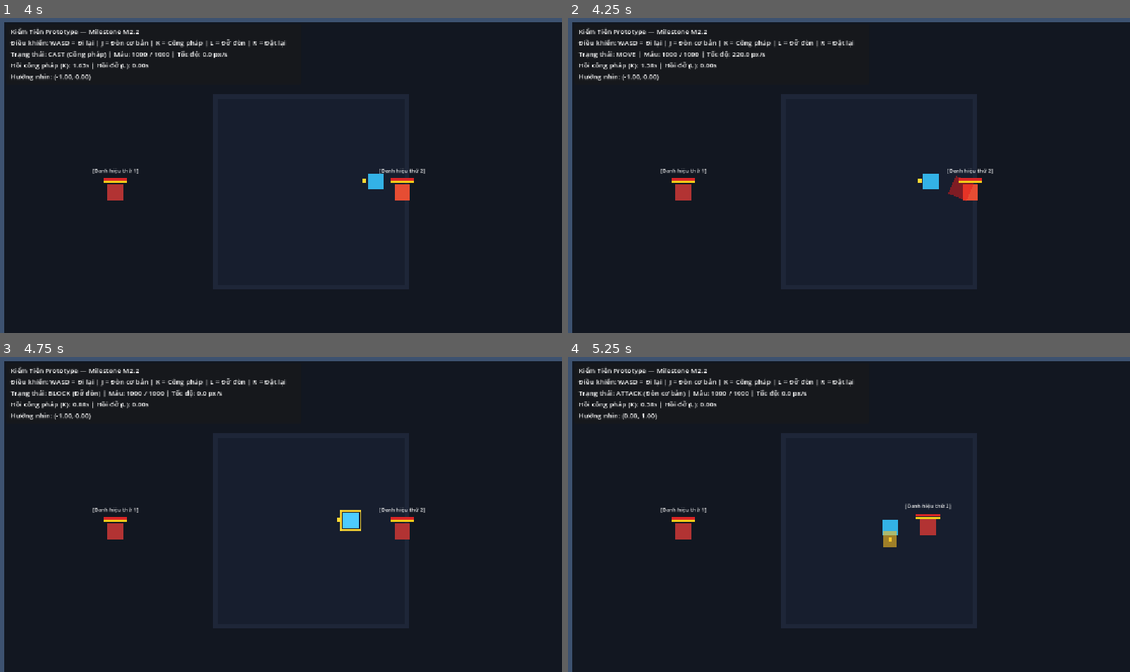
Above: before the commit, frames 1-4 (two rows, left to right).
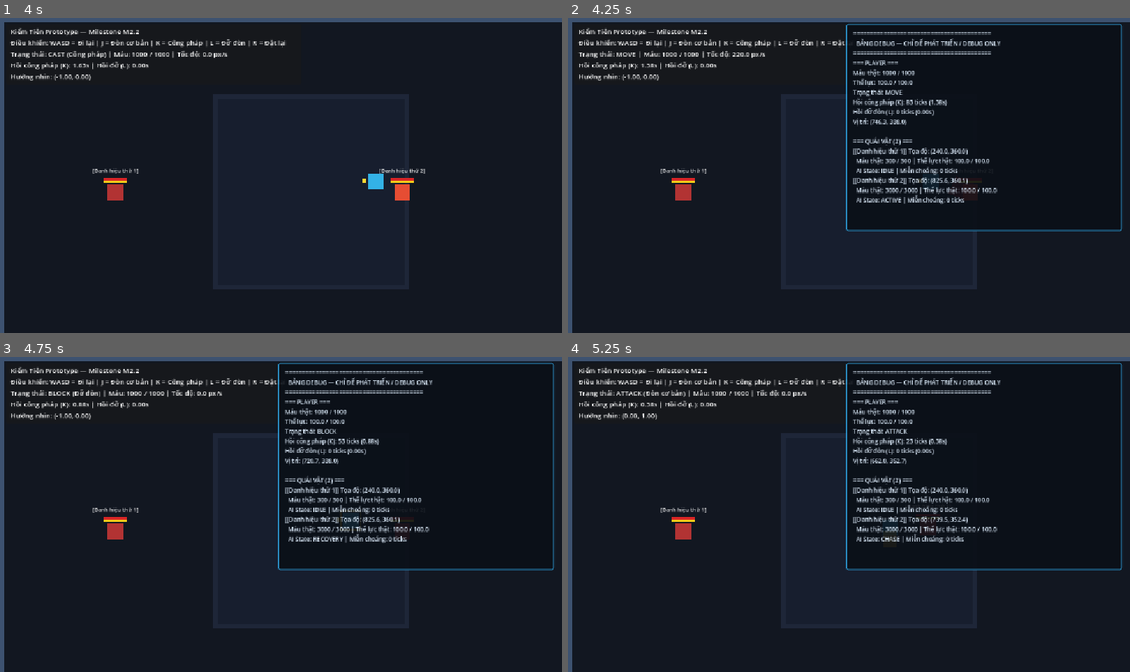
Above: after the commit, the same moments.

Repository: hieunguyenpro1919/New_KiemTien
Game: Godot game, scene res://scenes/test_arena.tscn
Same seed, same stepped clock (60 frames per second), same inputs: the game is played once before the commit and once after it.
Inputs:
- Up to frame 1 (4 s): tap Enter at 0.5 s; hold D (move_right) 0.53-1.28 s; tap J (attack_basic) at 0.6, 2.3, 2.85 s; tap K (attack_technique) at 0.8, 1.35, 3.05, 3.6 s; hold S (move_down) 1.28-2.03 s; tap L (block) at 1.55, 2.1, 3.8 s; hold D (move_right) 2.03-2.78 s; hold W (move_up) 2.78-3.53 s; hold A (move_left) from 3.53 s (still down)
- Up to frame 2 (4.25 s): keep holding A (move_left); tap F3 (debug_toggle) at 4.15 s
- Up to frame 3 (4.75 s): keep holding A (move_left); tap L (block) at 4.35 s; tap J (attack_basic) at 4.55 s
- Up to frame 4 (5.25 s): release A (move_left) at 5.03 s; hold S (move_down) from 5.03 s (still down); tap J (attack_basic) at 5.1 s

Frame 1 is identical in both runs. In frame 2, 5.0% of the frame differs, in the area x 49-99%, y 1-68%; in frame 3, 5.0%; in frame 4, 5.0%.

Commit message:
feat(combat): implement floating combat text, F3 debug panel, and determinism tests (M2.4 - M2 complete)

Diff:
--- a/scenes/test_arena.tscn
+++ b/scenes/test_arena.tscn
@@ -1,10 +1,11 @@
-[gd_scene load_steps=8 format=3 uid="uid://c8m4qp2y61a2"]
+[gd_scene load_steps=9 format=3 uid="uid://c8m4qp2y61a2"]
 
 [ext_resource type="Script" path="res://scripts/core/test_arena.gd" id="1_arena"]
 [ext_resource type="PackedScene" path="res://scenes/player.tscn" id="2_player"]
 [ext_resource type="PackedScene" path="res://scenes/enemy.tscn" id="3_enemy"]
 [ext_resource type="Resource" path="res://data/enemies/enemy_1.tres" id="4_enemy1_data"]
 [ext_resource type="Resource" path="res://data/enemies/enemy_2.tres" id="5_enemy2_data"]
+[ext_resource type="PackedScene" path="res://scenes/ui/debug_panel.tscn" id="6_debug"]
 
 [sub_resource type="RectangleShape2D" id="RectangleShape2D_horiz"]
 size = Vector2(1280, 40)
@@ -101,3 +102,6 @@
 offset_bottom = 134.0
 theme_override_font_sizes/font_size = 14
 text = "Đang khởi tạo đấu trường mẫu..."
+
+[node name="DebugPanel" parent="UI" instance=ExtResource("6_debug")]
+visible = false
--- /dev/null
+++ b/scenes/ui/debug_panel.tscn
@@ -0,0 +1,52 @@
+[gd_scene load_steps=3 format=3 uid="uid://b1v7k98y4m2d"]
+
+[ext_resource type="Script" path="res://scripts/ui/debug_panel.gd" id="1_debug"]
+
+[sub_resource type="StyleBoxFlat" id="StyleBoxFlat_debug"]
+bg_color = Color(0.04, 0.06, 0.09, 0.9)
+border_width_left = 2
+border_width_top = 2
+border_width_right = 2
+border_width_bottom = 2
+border_color = Color(0.18, 0.65, 0.9, 0.8)
+corner_radius_top_left = 4
+corner_radius_top_right = 4
+corner_radius_bottom_right = 4
+corner_radius_bottom_left = 4
+
+[node name="DebugPanel" type="Control"]
+layout_mode = 3
+anchors_preset = 15
+anchor_right = 1.0
+anchor_bottom = 1.0
+grow_horizontal = 2
+grow_vertical = 2
+mouse_filter = 2
+script = ExtResource("1_debug")
+
+[node name="Panel" type="Panel" parent="."]
+layout_mode = 1
+anchors_preset = 1
+anchor_left = 1.0
+anchor_right = 1.0
+offset_left = -580.0
+offset_top = 16.0
+offset_right = -16.0
+offset_bottom = 440.0
+grow_horizontal = 0
+theme_override_styles/panel = SubResource("StyleBoxFlat_debug")
+
+[node name="ContentLabel" type="Label" parent="Panel"]
+layout_mode = 1
+anchors_preset = 15
+anchor_right = 1.0
+anchor_bottom = 1.0
+offset_left = 14.0
+offset_top = 12.0
+offset_right = -14.0
+offset_bottom = -12.0
+grow_horizontal = 2
+grow_vertical = 2
+theme_override_colors/font_color = Color(0.88, 0.94, 1, 1)
+theme_override_font_sizes/font_size = 12
+text = "Đang tải dữ liệu debug..."
--- /dev/null
+++ b/scenes/ui/floating_number.tscn
@@ -0,0 +1,25 @@
+[gd_scene load_steps=2 format=3 uid="uid://c6r8n1v34k0m"]
+
+[ext_resource type="Script" path="res://scripts/ui/floating_number.gd" id="1_float"]
+
+[node name="FloatingNumber" type="Node2D"]
+script = ExtResource("1_float")
+
+[node name="Label" type="Label" parent="."]
+anchors_preset = 8
+anchor_left = 0.5
+anchor_top = 0.5
+anchor_right = 0.5
+anchor_bottom = 0.5
+offset_left = -40.0
+offset_top = -12.0
+offset_right = 40.0
+offset_bottom = 12.0
+grow_horizontal = 2
+grow_vertical = 2
+theme_override_colors/font_outline_color = Color(0, 0, 0, 1)
+theme_override_constants/outline_size = 3
+theme_override_font_sizes/font_size = 13
+text = "0"
+horizontal_alignment = 1
+vertical_alignment = 1
--- a/scripts/actors/enemy_controller.gd
+++ b/scripts/actors/enemy_controller.gd
@@ -45,6 +45,7 @@
 @onready var stamina_bar: ProgressBar = get_node_or_null("UI/StaminaBar")
 
 func _ready() -> void:
+	add_to_group("enemies")
 	if stats == null:
 		stats = Stats.new()
 		stats.name = "Stats"
@@ -276,7 +277,12 @@
 		0.5,
 		stats.defense
 	)
-	stats.take_damage(res.final)
+	var actual_dmg = stats.take_damage(res.final)
+	if is_inside_tree() and get_parent() != null and actual_dmg > 0:
+		var is_crit = (hitbox.raw_damage > 500.0) # Công pháp hoặc chí mạng
+		var col = Color(1.0, 0.85, 0.2) if is_crit else Color.WHITE
+		FloatingNumber.spawn(get_parent(), global_position + Vector2(0, -28), "-%d" % actual_dmg, col, is_crit)
+
 	if stats.is_dead:
 		_die()
 
--- a/scripts/actors/player_controller.gd
+++ b/scripts/actors/player_controller.gd
@@ -294,6 +294,16 @@
 	var eval: Dictionary = DamageResolver.evaluate_block(raw_dmg, full_dmg, threshold, delta, is_blocking, enemy_max_stamina)
 
 	stats.take_damage(eval.damage_taken)
+
+	# Hiển thị số sát thương nổi
+	if is_inside_tree() and get_parent() != null:
+		if eval.type == DamageResolver.BlockResultType.PERFECT_PARRY:
+			FloatingNumber.spawn(get_parent(), global_position + Vector2(0, -24), "Đỡ Hoàn Hảo!", Color(1.0, 0.85, 0.2), true)
+		elif eval.type == DamageResolver.BlockResultType.EARLY_BLOCK:
+			FloatingNumber.spawn(get_parent(), global_position + Vector2(0, -24), "-%d (Đỡ)" % eval.damage_taken, Color(0.4, 0.8, 1.0))
+		elif eval.damage_taken > 0:
+			FloatingNumber.spawn(get_parent(), global_position + Vector2(0, -24), "-%d" % eval.damage_taken, Color(1.0, 0.4, 0.4))
+
 	if eval.type == DamageResolver.BlockResultType.BLOCK_BROKEN:
 		if current_state == State.BLOCK:
 			_end_block()
--- /dev/null
+++ b/scripts/ui/debug_panel.gd
@@ -0,0 +1,48 @@
+class_name DebugPanel
+extends Control
+
+@onready var content_label: Label = $Panel/ContentLabel
+
+func _ready() -> void:
+	visible = false
+
+func _unhandled_input(event: InputEvent) -> void:
+	if event.is_action_pressed("debug_toggle"):
+		visible = not visible
+
+func _process(_delta: float) -> void:
+	if not visible or content_label == null:
+		return
+
+	var player: PlayerController = get_tree().get_first_node_in_group("player") as PlayerController
+	var player_info = "=== PLAYER ===\n"
+	if player != null and player.stats != null:
+		var state_str = PlayerController.State.keys()[player.current_state]
+		player_info += "Máu thật: %d / %d\n" % [player.stats.current_hp, player.stats.max_hp]
+		player_info += "Thể lực: %.1f / %.1f\n" % [player.stats.current_stamina, player.stats.max_stamina]
+		player_info += "Trạng thái: %s\n" % state_str
+		player_info += "Hồi công pháp (K): %d ticks (%.2fs)\n" % [player.technique_cooldown_timer, float(player.technique_cooldown_timer) / 60.0]
+		player_info += "Hồi đỡ đòn (L): %d ticks (%.2fs)\n" % [player.block_cooldown_timer, float(player.block_cooldown_timer) / 60.0]
+		player_info += "Vị trí: (%.1f, %.1f)\n" % [player.global_position.x, player.global_position.y]
+	else:
+		player_info += "Không tìm thấy Player\n"
+
+	var enemies = get_tree().get_nodes_in_group("enemies")
+	var enemy_info = "\n=== QUÁI VẬT (%d) ===\n" % enemies.size()
+	for i in range(enemies.size()):
+		var enemy = enemies[i] as EnemyController
+		if enemy != null and enemy.stats != null:
+			var state_str = EnemyController.State.keys()[enemy.current_state]
+			enemy_info += "[%s] Tọa độ: (%.1f, %.1f)\n" % [enemy.stats.title, enemy.global_position.x, enemy.global_position.y]
+			enemy_info += "  Máu thật: %d / %d | Thể lực thật: %.1f / %.1f\n" % [enemy.stats.current_hp, enemy.stats.max_hp, enemy.stats.current_stamina, enemy.stats.max_stamina]
+			enemy_info += "  AI State: %s | Miễn choáng: %d ticks\n" % [state_str, enemy.stun_immunity_timer]
+			if enemy.current_state == EnemyController.State.STUNNED:
+				enemy_info += "  Choáng còn lại: %d ticks (Cạn thể lực: %s)\n" % [enemy.stun_timer, str(enemy.is_stamina_broken)]
+
+	content_label.text = (
+		"=========================================\n" +
+		"  BẢNG DEBUG — CHỈ ĐỂ PHÁT TRIỂN / DEBUG ONLY  \n" +
+		"=========================================\n" +
+		player_info +
+		enemy_info
+	)
--- /dev/null
+++ b/scripts/ui/floating_number.gd
@@ -0,0 +1,52 @@
+class_name FloatingNumber
+extends Node2D
+
+@onready var label: Label = get_node_or_null("Label")
+
+var velocity: Vector2 = Vector2(0, -45.0)
+var lifetime_ticks: int = 40
+var current_ticks: int = 0
+var text_content: String = ""
+var text_color: Color = Color.WHITE
+var is_critical: bool = false
+
+func setup(p_text: String, p_color: Color = Color.WHITE, p_crit: bool = false) -> void:
+	text_content = p_text
+	text_color = p_color
+	is_critical = p_crit
+	if is_critical:
+		velocity = Vector2(0, -65.0)
+	_apply_visuals()
+
+func _ready() -> void:
+	_apply_visuals()
+
+func _apply_visuals() -> void:
+	if label != null and text_content != "":
+		label.text = text_content
+		label.modulate = text_color
+		if is_critical:
+			label.add_theme_font_size_override("font_size", 16)
+		else:
+			label.add_theme_font_size_override("font_size", 13)
+
+func _physics_process(_delta: float) -> void:
+	current_ticks += 1
+	position += velocity * (1.0 / 60.0)
+	var progress: float = float(current_ticks) / float(lifetime_ticks)
+	modulate.a = maxf(0.0, 1.0 - progress)
+	if current_ticks >= lifetime_ticks:
+		queue_free()
+
+## Hàm tiện ích sinh số nổi tĩnh
+static func spawn(parent: Node, spawn_pos: Vector2, text: String, color: Color = Color.WHITE, is_crit: bool = false) -> FloatingNumber:
+	if parent == null:
+		return null
+	var scene = load("res://scenes/ui/floating_number.tscn")
+	if scene == null:
+		return null
+	var instance: FloatingNumber = scene.instantiate()
+	instance.position = spawn_pos
+	instance.setup(text, color, is_crit)
+	parent.add_child(instance)
+	return instance
--- /dev/null
+++ b/tests/replay/combat_scenario_01.json
@@ -0,0 +1,15 @@
+{
+  "scenario_name": "combat_scenario_01",
+  "seed": 12345,
+  "total_ticks": 180,
+  "timeline": [
+    { "tick": 1, "action": "move_right", "type": "press" },
+    { "tick": 20, "action": "move_right", "type": "release" },
+    { "tick": 30, "action": "attack_basic", "type": "press" },
+    { "tick": 31, "action": "attack_basic", "type": "release" },
+    { "tick": 70, "action": "attack_technique", "type": "press" },
+    { "tick": 71, "action": "attack_technique", "type": "release" },
+    { "tick": 110, "action": "block", "type": "press" },
+    { "tick": 134, "action": "block", "type": "release" }
+  ]
+}
--- /dev/null
+++ b/tests/test_determinism.gd
@@ -0,0 +1,149 @@
+extends "res://tests/test_base.gd"
+
+const PlayerController = preload("res://scripts/actors/player_controller.gd")
+const EnemyController = preload("res://scripts/actors/enemy_controller.gd")
+const DamageResolver = preload("res://scripts/combat/damage_resolver.gd")
+
+func test_simulation_determinism_same_seed() -> void:
+	var scenario_path = "res://tests/replay/combat_scenario_01.json"
+	var seed_val = 12345
+
+	# Chạy lượt 1
+	var log1 = _run_scenario(scenario_path, seed_val)
+	# Chạy lượt 2
+	var log2 = _run_scenario(scenario_path, seed_val)
+
+	assert_eq(log1.size(), log2.size(), "Both runs must produce the exact same number of event snapshots")
+
+	var all_match: bool = true
+	var mismatch_reason: String = ""
+
+	for i in range(log1.size()):
+		var s1: Dictionary = log1[i]
+		var s2: Dictionary = log2[i]
+
+		if s1["tick"] != s2["tick"] or \
+		   s1["p_hp"] != s2["p_hp"] or \
+		   s1["p_state"] != s2["p_state"] or \
+		   s1["e_hp"] != s2["e_hp"] or \
+		   abs(s1["e_stamina"] - s2["e_stamina"]) > 0.001 or \
+		   s1["e_state"] != s2["e_state"]:
+			all_match = false
+			mismatch_reason = "Mismatch at tick %d: Run1=%s vs Run2=%s" % [s1["tick"], str(s1), str(s2)]
+			break
+
+	assert_true(all_match, "Run 1 and Run 2 must match bit-for-bit: " + mismatch_reason)
+
+func test_damage_resolver_rng_determinism() -> void:
+	# Kiểm tra với cùng seed
+	var rng1 = RandomNumberGenerator.new()
+	rng1.seed = 12345
+	var results1: Array[int] = []
+	for i in range(50):
+		var is_crit = (rng1.randf() < 0.10)
+		var dmg = DamageResolver.compute_damage(100.0, 0.0, 3.0, 1.0, is_crit, 0.5, 100.0)
+		results1.append(dmg.final)
+
+	var rng2 = RandomNumberGenerator.new()
+	rng2.seed = 12345
+	var results2: Array[int] = []
+	for i in range(50):
+		var is_crit = (rng2.randf() < 0.10)
+		var dmg = DamageResolver.compute_damage(100.0, 0.0, 3.0, 1.0, is_crit, 0.5, 100.0)
+		results2.append(dmg.final)
+
+	assert_eq(results1, results2, "RNG seed 12345 must produce identical sequence of damage outcomes")
+
+	# Kiểm tra với seed khác
+	var rng3 = RandomNumberGenerator.new()
+	rng3.seed = 99999
+	var results3: Array[int] = []
+	for i in range(50):
+		var is_crit = (rng3.randf() < 0.10)
+		var dmg = DamageResolver.compute_damage(100.0, 0.0, 3.0, 1.0, is_crit, 0.5, 100.0)
+		results3.append(dmg.final)
+
+	assert_true(results1 != results3, "Different seed should produce different crit pattern")
+
+func _run_scenario(path: String, p_seed: int) -> Array[Dictionary]:
+	var log_result: Array[Dictionary] = []
+
+	var file = FileAccess.open(path, FileAccess.READ)
+	if file == null:
+		printerr("Cannot open scenario file: ", path)
+		return log_result
+
+	var json_str = file.get_as_text()
+	file.close()
+
+	var parsed = JSON.parse_string(json_str)
+	if parsed == null:
+		printerr("Failed to parse JSON: ", path)
+		return log_result
+
+	var total_ticks: int = int(parsed.get("total_ticks", 180))
+	var timeline: Array = parsed.get("timeline", [])
+
+	# Sắp xếp các sự kiện theo tick
+	var events_by_tick: Dictionary = {}
+	for ev in timeline:
+		var t = int(ev.get("tick", 0))
+		if not events_by_tick.has(t):
+			events_by_tick[t] = []
+		events_by_tick[t].append(ev)
+
+	var rng = RandomNumberGenerator.new()
+	rng.seed = p_seed
+
+	var player = PlayerController.new()
+	player._ready()
+	player.global_position = Vector2(100, 100)
+
+	var enemy = EnemyController.new()
+	enemy.enemy_data = load("res://data/enemies/enemy_2.tres")
+	enemy._ready()
+	enemy.global_position = Vector2(150, 100) # Trong tầm phát hiện
+	enemy.target_player = player
+
+	for current_tick in range(1, total_ticks + 1):
+		# Kích hoạt sự kiện theo tick
+		if events_by_tick.has(current_tick):
+			for ev in events_by_tick[current_tick]:
+				var action = ev.get("action", "")
+				var type = ev.get("type", "")
+				if type == "press":
+					if action == "move_right":
+						player.update_movement_and_state(Vector2.RIGHT)
+					elif action == "attack_basic":
+						player.try_basic_attack()
+					elif action == "attack_technique":
+						player.try_technique_attack()
+					elif action == "block":
+						player.try_block()
+				elif type == "release":
+					if action == "move_right":
+						player.update_movement_and_state(Vector2.ZERO)
+
+		# Mô phỏng 1 tick
+		player.advance_physics_ticks(1)
+		enemy.advance_physics_ticks(1)
+
+		# Tương tác đòn đánh nếu player đang active
+		if player.current_state == PlayerController.State.ATTACK and player.attack_phase == PlayerController.AttackPhase.ACTIVE:
+			if enemy.global_position.distance_to(player.global_position) <= 60.0:
+				var res = DamageResolver.compute_damage(player.stats.atk_base, 0.0, 1.0, 0.0, false, 0.5, enemy.stats.defense)
+				enemy.stats.take_damage(res.final)
+
+		# Ghi nhận trạng thái tại tick
+		log_result.append({
+			"tick": current_tick,
+			"p_hp": player.stats.current_hp,
+			"p_state": player.current_state,
+			"e_hp": enemy.stats.current_hp,
+			"e_stamina": enemy.stats.current_stamina,
+			"e_state": enemy.current_state
+		})
+
+	player.free()
+	enemy.free()
+	return log_result
Not shown: 1 places in data/attacks/heavy_attack.tres that only renumber resources
Not shown: 1 places in data/attacks/normal_attack.tres that only renumber resources
Not shown: 1 places in data/enemies/enemy_1.tres that only renumber resources
Not shown: 1 places in data/enemies/enemy_2.tres that only renumber resources
Not shown: 1 places in scenes/enemy.tscn that only renumber resources
Not shown, added: scripts/ui/debug_panel.gd.uid
Not shown, added: scripts/ui/floating_number.gd.uid
Not shown, added: tests/test_determinism.gd.uid
Not shown, changed: docs/DECISIONS.md
Not shown, changed: docs/TASKS.md
